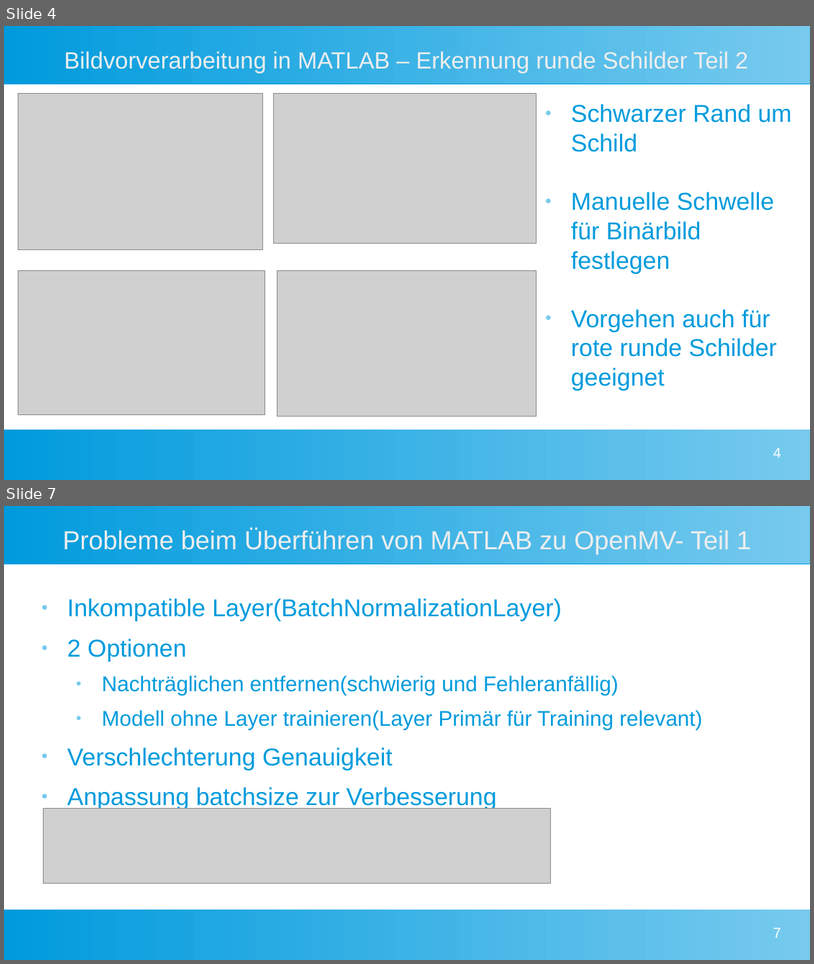
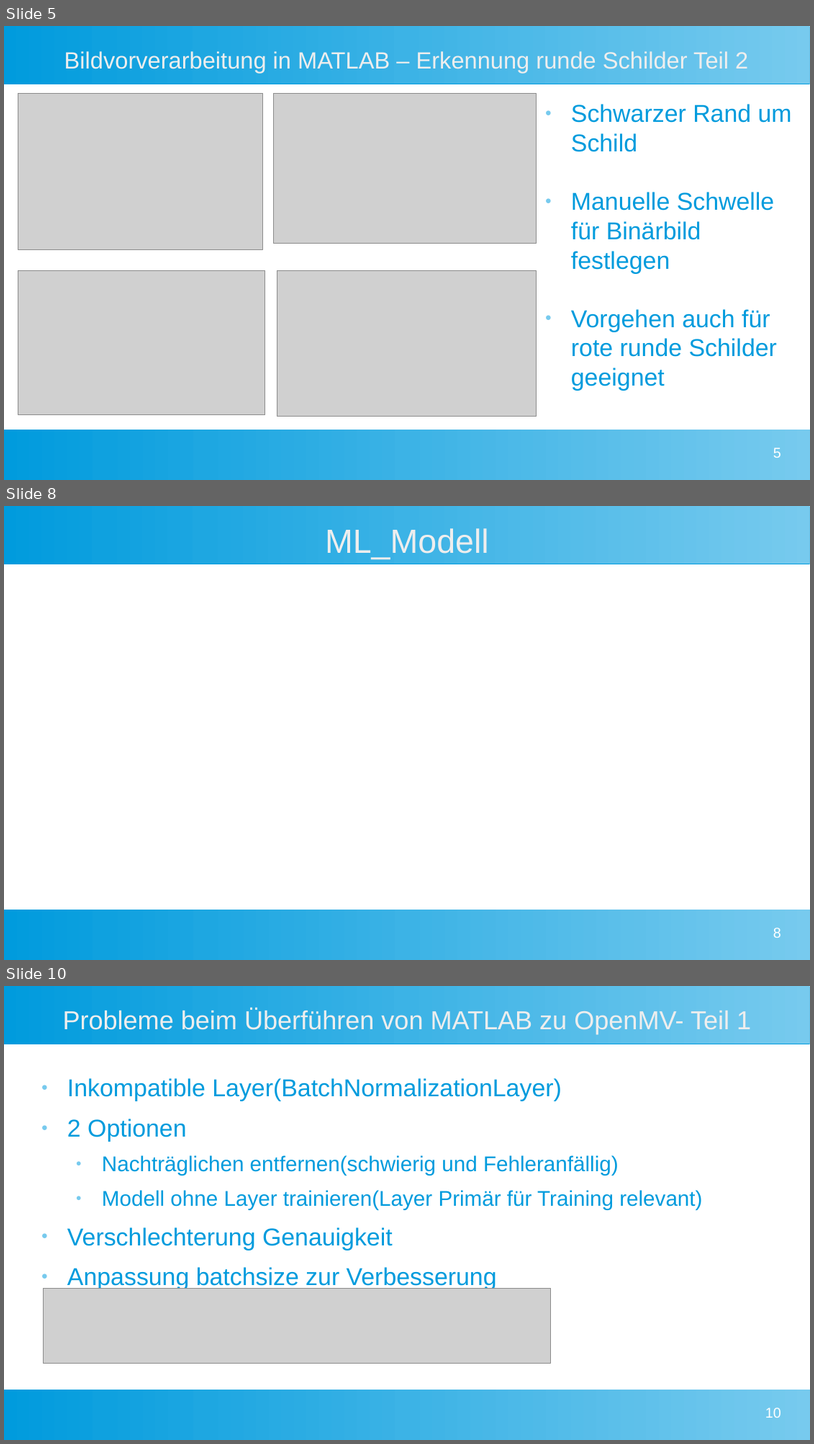
Before and after one commit to Commander-Philip/the-machine-learning-brick, a slide deck: docs/Präsentation.odp. Shown one above the other, each under a label of ours: slides 4 and 7 before the commit, slides 5, 8 and 10 after it; the slides between them are not shown. The pictures are 814x964 and 814x1444 pixels, drawn with LibreOffice and Linux fonts; fonts in the diff are those of the drawing; grey boxes stand for pictures. Boxes give left, top, right and bottom in pixels: in the first picture for what was removed or moved away, otherwise in the second. Text is boxed around its words. In the diff, an @@ line names an element or a change of style, - is before the commit and + after.

```diff
--- a/docs/Präsentation.odp
+++ b/docs/Präsentation.odp
@@ slide 8 added at (4,506,810,960), background #FFFFFF; not listed: 2 template elements that a slide beside it also shows @@
@@ title added at (325,528,489,559), 33 pt, text #EEEEEE @@
+ML_Modell
@@ page number added at (774,927,782,937), 14 pt, text #FFFFFF @@
+8
@@ what was slide 4 is now slide 5 @@
@@ page number at (774,447,782,457): text changed @@
-4
+5
@@ what was slide 7 is now slide 10 @@
@@ page number at (766,1407,782,1417): text changed @@
-7
+10
```
Also in this commit, not shown: 3 slides changed, 2 other slides added.
